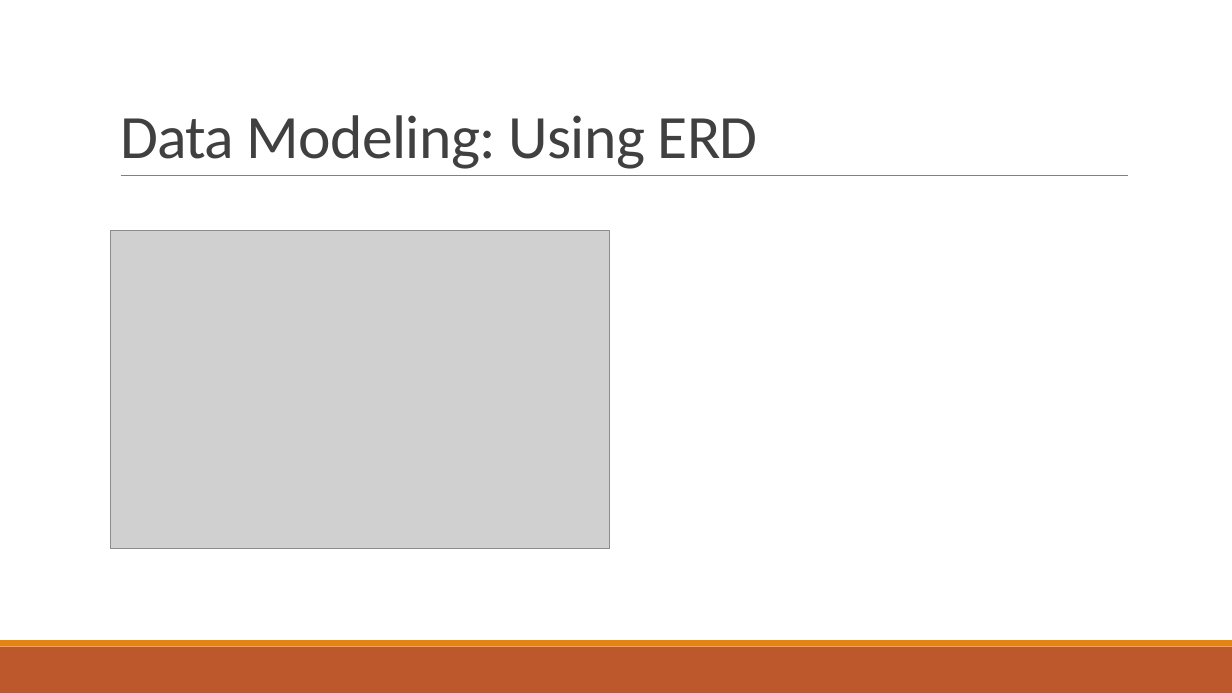
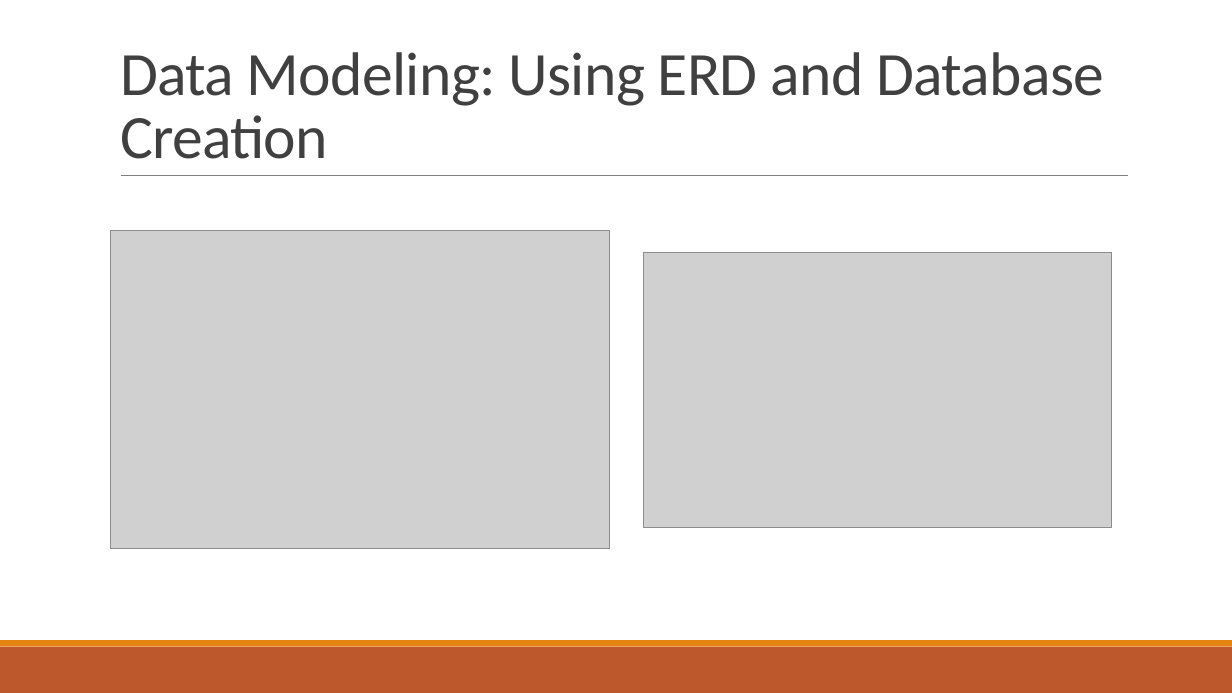
Before and after one commit to DKogge/airport, a slide deck: slide 8 of Airline_OnTime_performance_Stats.pptx. Drawn at 1232x693 pixels with LibreOffice and Linux fonts; fonts in the diff are those of the drawing; grey boxes stand for pictures. Boxes give left, top, right and bottom in pixels: in the first picture for what was removed or moved away, otherwise in the second. Text is boxed around its words. In the diff, an @@ line names an element or a change of style, - is before the commit and + after.

```diff
--- a/Airline_OnTime_performance_Stats.pptx
+++ b/Airline_OnTime_performance_Stats.pptx
@@ title at [120, 52, 1104, 159]: text changed @@
-Data Modeling: Using ERD
+Data Modeling: Using ERD and Database Creation
@@ picture added at [644, 252, 1113, 527] @@
```
Also in this commit, not shown: 1 slide removed.
